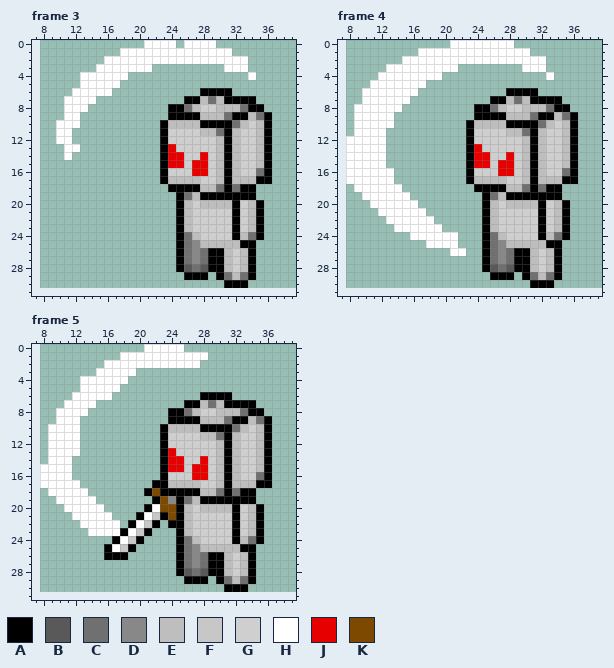
Pixel-art file: aseprite/chars/enemy/attack.aseprite. That is the earlier state.
32x32 pixels, 6 frames. Shown: frame 3: x 7..39, y 0..31; frame 4: x 7..39, y 0..31; frame 5: x 7..39, y 0..31. The old version is drawn lined up with the new one, on the new canvas.
Palette (. is transparent): A #000000  B #595959  C #707070  D #888888  E #bebebe  F #c7c7c7  G #cfcfcf  H #ffffff  J #e60000  K #7d4900
Pixels before, frame 3, first column x 10:
 0 ...........HHHH.HHHH.......
 1 ........HHHHHHHHHHHHHH.....
 2 ......HHHHHHHHHHHHHHHHHH...
 3 .....HHHHHHH.........HHH...
 4 ...HHHHHH...............H..
 5 ...HHHHH...................
 6 ..HHHHH...........AAAA.....
 7 .HHHH...........AAECEAAAA..
 8 .HHH..........AACEGGEEECAA.
 9 .HH...........AAAAEEECAAECA
10 HHH..........AEEEEAAAACEGEA
11 HH...........AGGGGEECAEGGEA
12 HH...........AGGGGGGEAEGGEA
13 .HH..........AJGGGGGEAEGGEA
14 .H...........AJJGGJGEAEGGEA
15 .............AJJGJJGEAEGGEA
16 .............AGGGJJGEAEGGCA
17 .............AEEEEGGEAEEEAA
18 ..............AAAAEECACAA..
19 ...............ACEAAAAAAA..
20 ...............AEGEEEEAGEA.
21 ...............AEGGGGGAGEA.
22 ...............AEGGGGGAGEA.
23 ...............AEGGGGGAGEA.
24 ...............ACEGGGGAECA.
25 ...............ACDEEEEEAA..
26 ...............ACDCAAEGEA..
27 ...............ACDCAAEGEA..
28 ...............ABCBAAEGEA..
29 ................AAA.ACECA..
30 .....................AAA...
Pixels before, frame 4, first column x 8:
 0 .............HHHHHHHH........
 1 .........HHHHHHHHHHHHHH......
 2 .......HHHHHHHHHHHHHHHHHH....
 3 .....HHHHHHHHH........HHH....
 4 ....HHHHHHHH.............H...
 5 ...HHHHHHH...................
 6 ..HHHHHHH...........AAAA.....
 7 ..HHHHHH..........AAECEAAAA..
 8 .HHHHHH.........AACEGGEEECAA.
 9 .HHHHH..........AAAAEEECAAECA
10 .HHHHH.........AEEEEAAAACEGEA
11 .HHHH..........AGGGGEECAEGGEA
12 HHHHH..........AGGGGGGEAEGGEA
13 HHHHH..........AJGGGGGEAEGGEA
14 HHHHH..........AJJGGJGEAEGGEA
15 HHHHH..........AJJGJJGEAEGGEA
16 HHHHHH.........AGGGJJGEAEGGCA
17 HHHHHH.........AEEEEGGEAEEEAA
18 .HHHHHH.........AAAAEECACAA..
19 ..HHHHHH.........ACEAAAAAAA..
20 ...HHHHHH........AEGEEEEAGEA.
21 ....HHHHHH.......AEGGGGGAGEA.
22 .....HHHHHH......AEGGGGGAGEA.
23 ......HHHHHH.....AEGGGGGAGEA.
24 ........HHHHHH...ACEGGGGAECA.
25 ..........HHHH...ACDEEEEEAA..
26 .............HH..ACDCAAEGEA..
27 .................ACDCAAEGEA..
28 .................ABCBAAEGEA..
29 ..................AAA.ACECA..
30 .......................AAA...
Pixels before, frame 5, first column x 8:
 0 .............HHHHH...........
 1 ..........HHHHHHHHHHH........
 2 ........HHHHHHHHHHHH.........
 3 .......HHHHH.................
 4 .....HHHHHH..................
 5 .....HHHHH...................
 6 ....HHHHH...........AAAA.....
 7 ...HHHH...........AAECEAAAA..
 8 ..HHHH..........AACEGGEEECAA.
 9 ..HHH...........AAAAEEECAAECA
10 .HHHH..........AEEEEAAAACEGEA
11 .HHHH..........AGGGGEECAEGGEA
12 .HHHH..........AGGGGGGEAEGGEA
13 .HHHH..........AJGGGGGEAEGGEA
14 .HHH...........AJJGGJGEAEGGEA
15 HHHH...........AJJGJJGEAEGGEA
16 HHHH...........AGGGJJGEAEGGCA
17 HHHHH.........AAEEEEGGEAEEEAA
18 .HHHHH.......AKAAAAAEECACAA..
19 ..HHHHH.......AKDACEAAAAAAA..
20 ...HHHHH.....AHKKAEGEEEEAGEA.
21 ....HHHHH...AHFAKAEGGGGGAGEA.
22 .....HHHHH.AHFA.AAEGGGGGAGEA.
23 ......HHHHAHFA...AEGGGGGAGEA.
24 .........AHFA....ACEGGGGAECA.
25 ........AHFA.....ACDEEEEEAA..
26 ........AAA......ACDCAAEGEA..
27 .................ACDCAAEGEA..
28 .................ABCBAAEGEA..
29 ..................AAA.ACECA..
30 .......................AAA...
Now the later version:
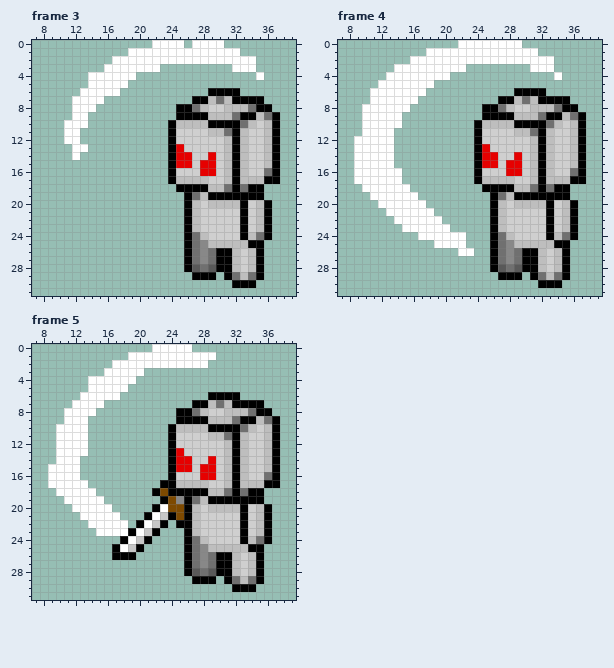
Changes in this commit:
canvas 32x32 -> 64x32, the old top-left corner now at 8,-1 (the part of the old canvas that was cut away was empty and is not shown)
Changed rows in their new state; - is an unchanged pixel.
Frame 3:
first column x 10:
 0 -----------.---H.---H-------
 1 --------.-------------H-----
 2 ------.-----------------H---
 3 -----.------H--------.--H---
 4 ---.-----H--------------.H--
 5 ---.----H-------------------
 6 --.----H----------.---A-----
 7 -.---H----------.-AECE---A--
 8 -.--H---------.-ACE-G--EC-A-
 9 -.-H----------.---A--EC-AECA
10 .--H---------.A---E---ACEGEA
11 .-H----------.A---G-ECAE-GEA
12 .-H----------.A-----GEAE-GEA
13 -.-H---------.AJ----GEAE-GEA
14 -.H----------.A-J-GJGEAE-GEA
15 -------------.A-JG-JGEAE-GEA
16 -------------.A--G-JGEAE-GCA
17 -------------.A---E-GEA--E-A
18 --------------.---A-ECAC-A--
19 ---------------.ACE------A--
20 ---------------.AEG---EAGEA-
21 ---------------.AE----GAGEA-
22 ---------------.AE----GAGEA-
23 ---------------.AE----GAGEA-
24 ---------------.ACE---GAECA-
25 ---------------.ACD----E-A--
26 ---------------.ACDC-AEGEA--
27 ---------------.ACDC-AEGEA--
28 ---------------.ABCB-AEGEA--
29 ----------------.--A.ACECA--
30 ---------------------.--A---
Frame 4:
first column x 8:
 0 -------------.-------H--------
 1 ---------.-------------H------
 2 -------.-----------------H----
 3 -----.--------H-------.--H----
 4 ----.-------H------------.H---
 5 ---.------H-------------------
 6 --.------H----------.---A-----
 7 --.-----H---------.-AECE---A--
 8 -.-----H--------.-ACE-G--EC-A-
 9 -.----H---------.---A--EC-AECA
10 -.----H--------.A---E---ACEGEA
11 -.---H---------.A---G-ECAE-GEA
12 .----H---------.A-----GEAE-GEA
13 .----H---------.AJ----GEAE-GEA
14 .----H---------.A-J-GJGEAE-GEA
15 .----H---------.A-JG-JGEAE-GEA
16 .-----H--------.A--G-JGEAE-GCA
17 .-----H--------.A---E-GEA--E-A
18 -.-----H--------.---A-ECAC-A--
19 --.-----H--------.ACE------A--
20 ---.-----H-------.AEG---EAGEA-
21 ----.-----H------.AE----GAGEA-
22 -----.-----H-----.AE----GAGEA-
23 ------.-----H----.AE----GAGEA-
24 --------.-----H--.ACE---GAECA-
25 ----------.---H--.ACD----E-A--
26 -------------.-H-.ACDC-AEGEA--
27 -----------------.ACDC-AEGEA--
28 -----------------.ABCB-AEGEA--
29 ------------------.--A.ACECA--
30 -----------------------.--A---
Frame 5:
first column x 8:
 0 -------------.----H-----------
 1 ----------.----------H--------
 2 --------.-----------H---------
 3 -------.----H-----------------
 4 -----.-----H------------------
 5 -----.----H-------------------
 6 ----.----H----------.---A-----
 7 ---.---H----------.-AECE---A--
 8 --.---H---------.-ACE-G--EC-A-
 9 --.--H----------.---A--EC-AECA
10 -.---H---------.A---E---ACEGEA
11 -.---H---------.A---G-ECAE-GEA
12 -.---H---------.A-----GEAE-GEA
13 -.---H---------.AJ----GEAE-GEA
14 -.--H----------.A-J-GJGEAE-GEA
15 .---H----------.A-JG-JGEAE-GEA
16 .---H----------.A--G-JGEAE-GCA
17 .----H--------.-A---E-GEA--E-A
18 -.----H------.AK----A-ECAC-A--
19 --.----H------.AKDACE------A--
20 ---.----H----.AH-KAEG---EAGEA-
21 ----.----H--.AHFAKAE----GAGEA-
22 -----.----H.AHFA.-AE----GAGEA-
23 ------.---HAHFA--.AE----GAGEA-
24 ---------.AHFA---.ACE---GAECA-
25 --------.AHFA----.ACD----E-A--
26 --------.--A-----.ACDC-AEGEA--
27 -----------------.ACDC-AEGEA--
28 -----------------.ABCB-AEGEA--
29 ------------------.--A.ACECA--
30 -----------------------.--A---
